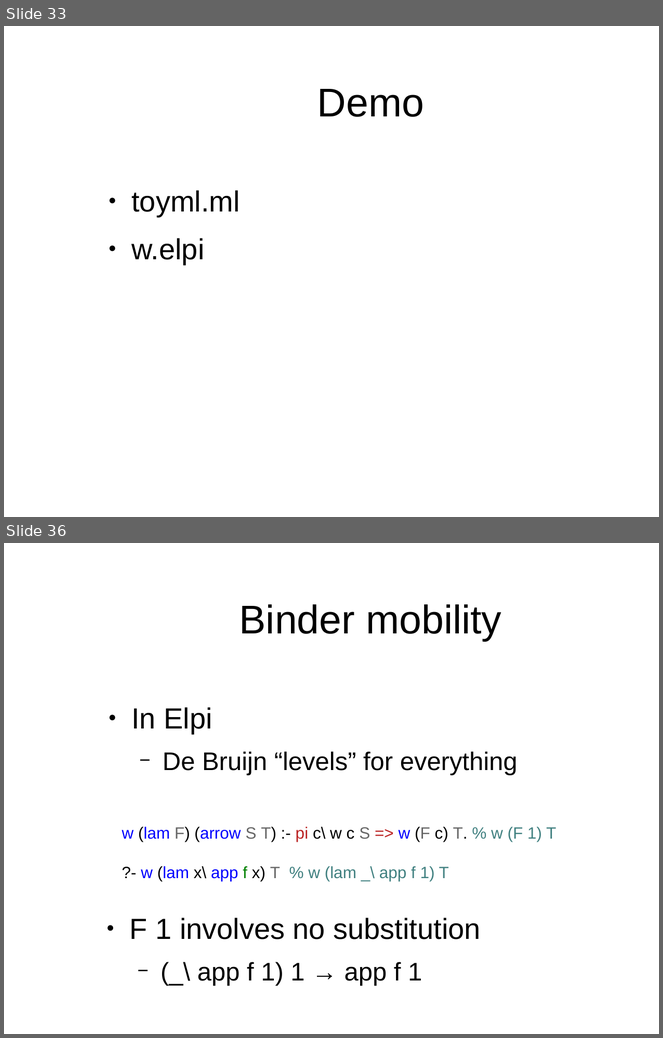
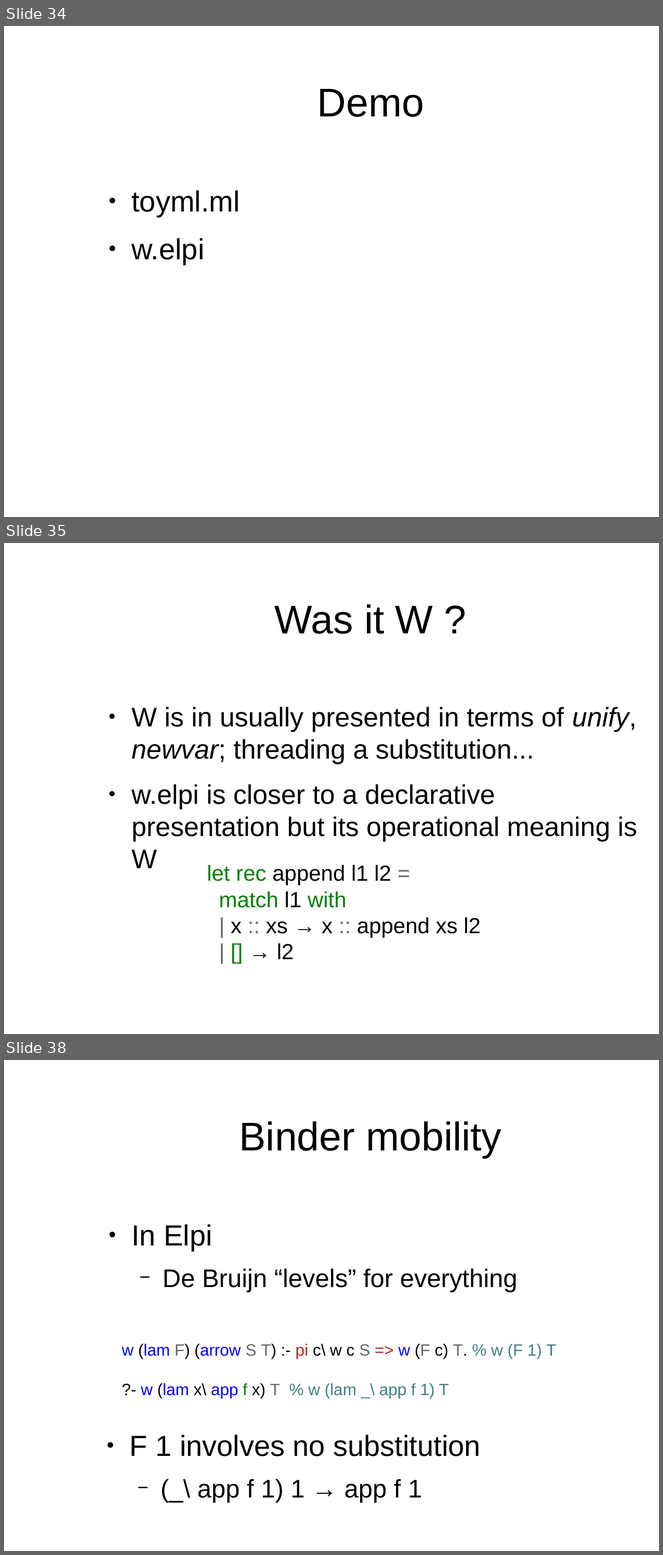
Before and after one commit to gares/mlws18, a slide deck: slides.odp. Shown one above the other, each under a label of ours: slides 33 and 36 before the commit, slides 34, 35 and 38 after it; the slides between them are not shown. The pictures are 663x1038 and 663x1555 pixels, drawn with LibreOffice and Linux fonts; fonts in the diff are those of the drawing; background and template pictures are left out. Boxes give left, top, right and bottom in pixels: in the first picture for what was removed or moved away, otherwise in the second. Text is boxed around its words. In the diff, an @@ line names an element or a change of style, - is before the commit and + after.

```diff
--- a/slides.odp
+++ b/slides.odp
@@ slide 35 added at box(4, 543, 659, 1034), background #FFFFFF @@
@@ title added at box(275, 604, 434, 634), 44 pt, text #000000 @@
+Was it W ?
@@ text added at box(131, 707, 637, 842), 29.6 pt, text #000000 @@
+● W is in usually presented in terms of unify, newvar; threading a substitution...
+● w.elpi is closer to a declarative presentation but its operational meaning is W
@@ text added at box(207, 865, 481, 960), 24 pt, text #000000 @@
+let rec append l1 l2 =
+match l1 with
+| x :: xs → x :: append xs l2
+| [] → l2
@@ what was slide 33 is now slide 34 @@
@@ what was slide 36 is now slide 38 @@
```
Also in this commit, not shown: 10 slides changed, 2 other slides added, 1 slide removed, 1 other file.
